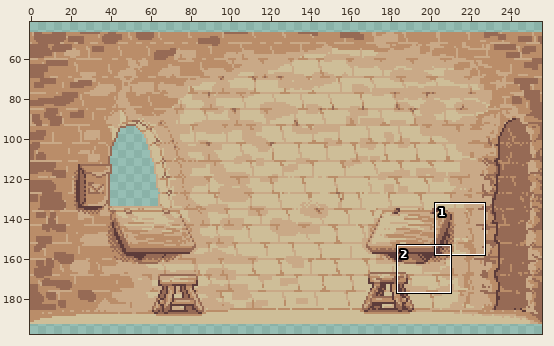
Sprite sheet: src/screens/tower/assets/background.png. Above, an overview of the earlier version with the close-up marked.
Close-up. Earlier state:
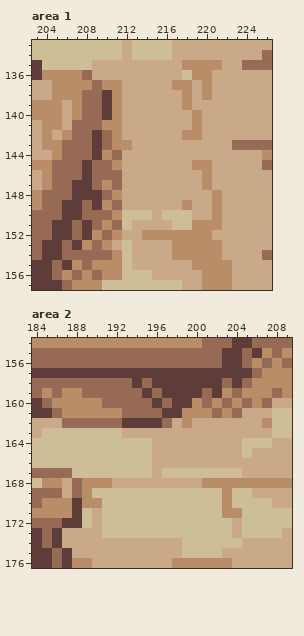
The file is 256x240 pixels. Shown: area 1: x 203..226, y 133..157; area 2: x 184..209, y 154..176. The wide view leaves out empty margins. The commit also changed other parts of the picture, which this record leaves out.
Once edited:
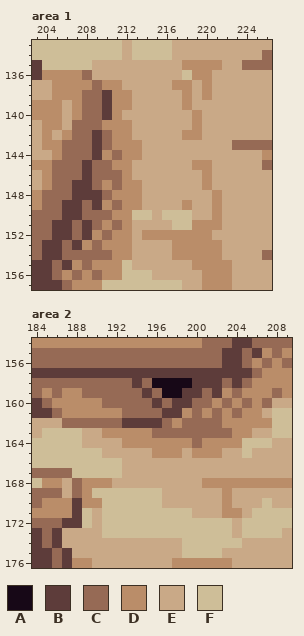
Palette (. is transparent): A #170817  B #5d3c3a  C #966a55  D #ba8d69  E #c9a987  F #cebe98
The exact change:
--- area 1
@@ x 209..215 @@
 137 CDDEEEE
-138 CBDEEEE
-139 CBDEEEE
+138 CBDDEEE
+139 CBDDEEE
 140 CBDEEEE
-141 CDDEEEE
-142 BCDEEEE
-143 BCDDEEE
-144 BDCEEEE
-145 CCDEEEE
-146 CCCEEEE
-147 CDCEEEE
-148 BCDEEEE
-149 BDCEEEE
-150 CCDFFFE
-151 CDCFEEE
-152 DCDEEDD
-153 CDEFEEE
-154 CCDFEEE
+141 CDDDEEE
+142 BCDDEEE
+143 BCDDDEE
+144 BDCDDEE
+145 CCDDEEE
+146 CCCDEEE
+147 CDCDDEE
+148 BCDDDEE
+149 BDCDDEE
+150 CCDDFFE
+151 CDCDEEE
+152 DCDDEDD
+153 CDDDEEE
+154 CCDDEEE
 155 DDDFEEE
--- area 2
@@ x 184..209 @@
 157 BBBBBBBBBBBBBBBBBBBBBBCDDD
-158 CCCCCCCCCCBCBBBBBBBCBCDDDD
-159 CDCDDCCCCCCBCBBBBCBDCDDDCD
-160 BCDDDDDCCCCCBCBBDCDCDCDCEE
-161 BBCDDDDDDCCCCBBDDDCDCEEEFF
-162 EEECCCCCCBBBBCEDEEEEEEEDFF
-163 EFFFFFFFFEEEEEEEEEEEEEEEFF
-164 FFFFFFFFFFFFEEEEEEEEEFFFEE
-165 FFFFFFFFFFFFEEEEEEEEEFEEEE
-166 FFFFFFFFFFFFEEEEEEEEEEEEEE
-167 CCCCFFFFFFFFEFFFFFFFFEEEEE
+158 CCCCCCCCCCBCAAAABBBCBCDDDD
+159 CDCDDCCCCCCBCAABBCBDCDDDCD
+160 BCDDDDDCCCCCBCBBCCDCDCDCEE
+161 BBCDDDDDDCCCCBBDCDCDCDDEFF
+162 EEECCCCCCBBBBCDCCCCDDDDDFF
+163 EFFFFEEDDDDDCCCCCCCCDDEEFF
+164 FFFFFEEEEDDDDDDDCDDDDFFFEE
+165 FFFFFFFEEEEEDDDEDDDEEFEEEE
+166 FFFFFFFFFEEEEEEEEEEEEEEEEE
+167 CCCCFFFFFEEEEEEEEEEEEEEEEE
 168 FDDECDDDEEEEEEEEEDDDDDDDDD
-169 CCCECDFFFFFFFFFFFFFDFFEEEE
-170 CDDDBDDFFFFFFFFFFFFDFFFFEE
-171 DDDDBFEFFFFFFFFFFFFDDFFFFF
+169 CCCECDFFFFFFFEEEEEEDEEEEEE
+170 CDDDBDDFFFFFFEEEEEEDEEEFEE
+171 DDDDBFEFFFFFFFFFEEEDDEFFFF
 172 CCCBBFEFFFFFFFFFFFFFEFFFFF
